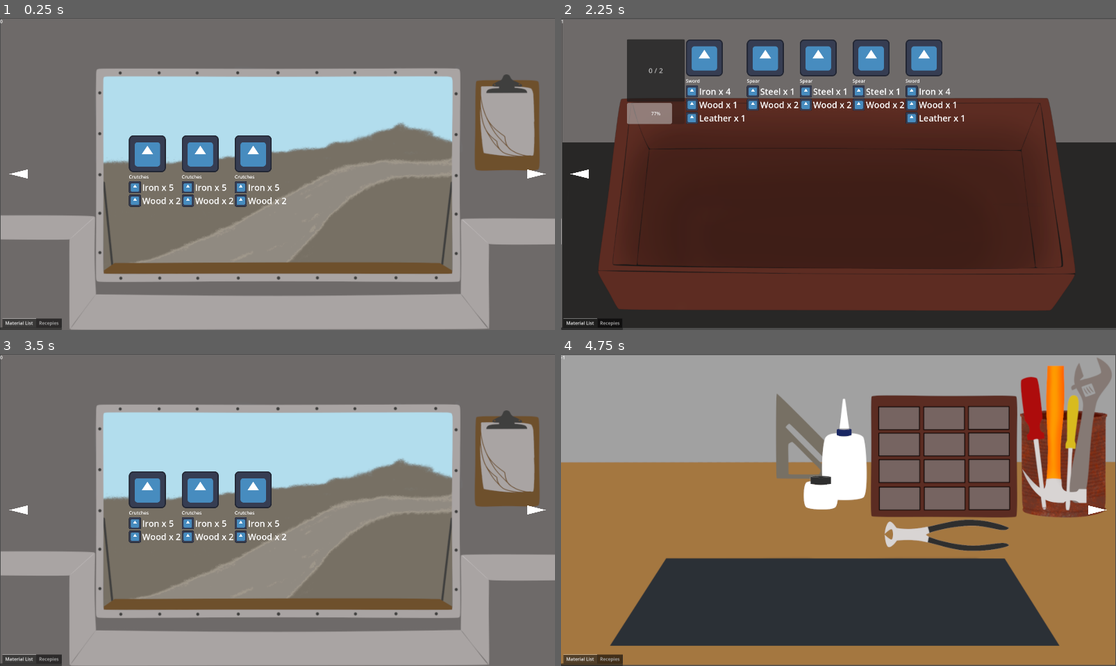
Above: before the commit, frames 1-4 (two rows, left to right).
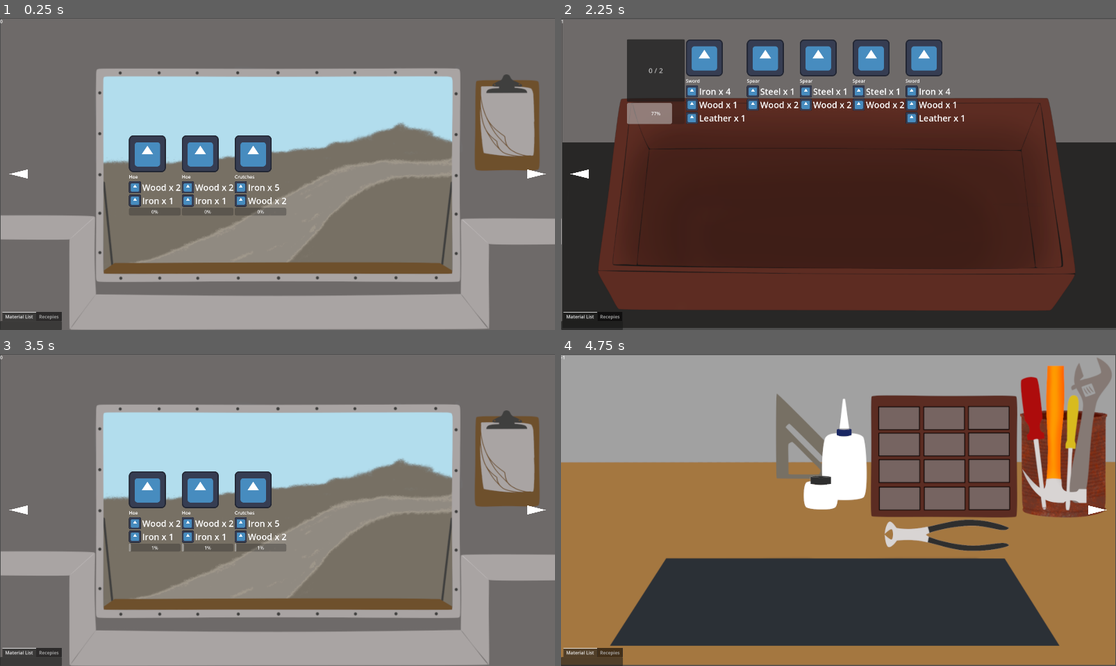
Above: after the commit, the same moments.

Repository: skeeeth/CAVE-GMTK-JAM-23
Game: Godot game, scene res://world.tscn
Two runs of this game, one before a commit and one after it. Both use one fixed random seed, a clock stepped at 60 frames per second and the inputs below. The engine's default icon, where the game draws it, is replaced by a stand-in: a white triangle on a blue panel in a dark square.
Inputs (mouse positions are in pixels of both pictures, inside the frame that each line leads up to):
- Up to frame 1 (0.25 s): no input
- Up to frame 2 (2.25 s): click (577, 174) at 0.5 s; click (1099, 174) at 1.25 s; click (1099, 174) at 2 s
- Up to frame 3 (3.5 s): click (16, 510) at 2.75 s
- Up to frame 4 (4.75 s): click (577, 510) at 3.5 s; tap Enter at 4.25 s; move the mouse to (960, 494) at 4.27 s; click (960, 494) at 4.42 s

The runs differ from the first frame. In frame 1, 1.3% of the frame differs, in the area x 0-52%, y 50-100%; in frame 2, 0.1%; in frame 3, 1.3%; in frame 4, 0.3%.

Commit message:
Order Timer and Recepie list

Diff:
--- a/Src/AutoLoads/Components.gd
+++ b/Src/AutoLoads/Components.gd
@@ -1,7 +1,9 @@
 extends Node
 signal new_material_obtained(material)
 signal inventory_updated
-var inventory:Dictionary = {
+var inventory_C:Dictionary = {
+}
+var inventory_I:Dictionary = {
 }
 # Called when the node enters the scene tree for the first time.
 func _ready():
--- a/Src/AutoLoads/ItemConstants.gd
+++ b/Src/AutoLoads/ItemConstants.gd
@@ -1,5 +1,5 @@
 extends Node
-enum itemBehaviors{SCRAP,SUBMIT}
+enum itemBehaviors{SCRAP,SUBMIT,SUPPLY}
 var scrap = {
 	"Sample":{
 		"weight": 0,
@@ -45,13 +45,23 @@
 		},
 	"Crutches":{
 		"weight": 10,
-		"time": 50,
+		"time": 300,
 		"img": preload("res://Assets/icon.svg"), #SAMPLE
 		"materials":{
 			"Iron": 5,
 			"Wood": 2,
 			}
-	}
+		},
+	"Hoe":{
+		"weight": 10,
+		"time": 250,
+		"img": preload("res://Assets/icon.svg"), #SAMPLE
+		"materials":{
+			"Wood": 2,
+			"Iron": 1,
+			}
+		},
+
 }
 # Called when the node enters the scene tree for the first time.
 func _ready():
--- a/Src/BottomTabs/Material Inventory/Material Inventory.gd
+++ b/Src/BottomTabs/Material Inventory/Material Inventory.gd
@@ -9,16 +9,16 @@
 
 
 # Called every frame. 'delta' is the elapsed time since the previous frame.
-func _process(delta):
+func _process(_delta):
 	pass
 
 func on_new_material_obtained(mat):
 	var newIcon = componentIconScene.instantiate()
 	newIcon.type = mat;
-	newIcon.value = Components.inventory[mat]
+	newIcon.value = Components.inventory_C[mat]
 
 	add_child(newIcon);
 
 func on_inventory_updated():
 	for item in get_children():
-		item.value = Components.inventory[item.type]
+		item.value = Components.inventory_C[item.type]
--- /dev/null
+++ b/Src/BottomTabs/Recepies.gd
@@ -0,0 +1,17 @@
+extends ItemQueue
+
+
+# Called when the node enters the scene tree for the first time.
+func _ready():
+	for item in Items.order:
+		if item != "Sample":
+			add_Item(item)
+	pass # Replace with function body.
+
+
+# Called every frame. 'delta' is the elapsed time since the previous frame.
+func _process(delta):
+	pass
+
+func reroll(rolls):
+	pass
--- a/Src/BottomTabs/bottom_tabs.gd
+++ b/Src/BottomTabs/bottom_tabs.gd
@@ -14,7 +14,8 @@
 	pass
 
 
-#func _on_tab_selected(tab):
+func _on_tab_selected(tab):
+	pass
 #	if previousTab == tab:
 #		if position.y == UPPER_Y:
 #			position.y = LOWER_Y
--- a/Src/BottomTabs/bottom_tabs.tscn
+++ b/Src/BottomTabs/bottom_tabs.tscn
@@ -1,7 +1,8 @@
-[gd_scene load_steps=3 format=3 uid="uid://d1qsdgjo2qx1"]
+[gd_scene load_steps=4 format=3 uid="uid://d1qsdgjo2qx1"]
 
 [ext_resource type="Script" path="res://Src/BottomTabs/Material Inventory/Material Inventory.gd" id="1_hmsug"]
 [ext_resource type="Script" path="res://Src/BottomTabs/bottom_tabs.gd" id="1_vgtvl"]
+[ext_resource type="Script" path="res://Src/BottomTabs/Recepies.gd" id="3_qpbxa"]
 
 [node name="BottomTabs" type="TabContainer"]
 offset_right = 40.0
@@ -14,8 +15,11 @@
 layout_mode = 2
 script = ExtResource("1_hmsug")
 
-[node name="Recepies" type="VBoxContainer" parent="."]
+[node name="Recepies" type="TabContainer" parent="."]
 visible = false
 layout_mode = 2
+script = ExtResource("3_qpbxa")
+itemBehavior = 1
+rolls = -1
 
 [connection signal="tab_selected" from="." to="." method="_on_tab_selected"]
--- a/Src/Item/Item.gd
+++ b/Src/Item/Item.gd
@@ -2,7 +2,7 @@
 class_name Item
 
 signal item_selected(item)
-
+signal order_filled
 @onready var materials = $Materials
 @onready var texture_rect = $TextureRect
 @onready var nameLabel = $Name
@@ -28,17 +28,33 @@
 
 func dissassemble():
 	for item in components:
-		if Components.inventory.has(item):
-			Components.inventory[item] += components[item];
+		if Components.inventory_C.has(item):
+			Components.inventory_C[item] += components[item];
 			Components.emit_signal("inventory_updated")
 		else:
-			Components.inventory[item] = components[item];
+			Components.inventory_C[item] = components[item];
 			Components.emit_signal("new_material_obtained",item)
 	queue_free();
 
 func submit():
+	if !Components.inventory_I.has(itemName):
+		return;
+	if Components.inventory_I[itemName] > 1:
+		Components.inventory_I[itemName] -=1;
+		emit_signal("order_filled")
 	pass
 
+func build():
+	var keys = []
+	for key in components:
+		keys.append(key);
+	if !Components.inventory_C.has_all(keys):
+		return
+	for mat in components:
+		if Components.inventory_C[mat]<components[mat]:
+			return;
+	for mat in components:
+		Components.inventory_C[mat]-=components[mat]
 
 func _gui_input(event):
 	if event is InputEventMouseButton:
--- a/Src/Item/ItemList/ItemList.gd
+++ b/Src/Item/ItemList/ItemList.gd
@@ -4,6 +4,7 @@
 signal child_selected
 
 var itemScene = preload("res://Src/Item/Item.tscn")
+var orderTimerScene = preload("res://Src/Order/orderTimer.tscn")
 @onready var timer = $Timer
 @export var interval:float = 5.5;
 @export var itemBehavior = Items.itemBehaviors.SCRAP
@@ -19,6 +20,8 @@
 			list = Items.scrap;
 		Items.itemBehaviors.SUBMIT:
 			list = Items.order;
+		Items.itemBehaviors.SCRAP:
+			list = Items.order;
 	for itemName in list:
 		totalWeight+= list[itemName]["weight"]
 		itemProbablityList.append([totalWeight,itemName])
@@ -27,7 +30,7 @@
 
 
 # Called every frame. 'delta' is the elapsed time since the previous frame.
-func _process(delta):
+func _process(_delta):
 	pass
 
 func reroll(count):
@@ -40,7 +43,9 @@
 		var j = 0
 		while roll>itemProbablityList[j][0]:
 			j+=1;
-		add_Item(itemProbablityList[j][1]);
+		var newItem = add_Item(itemProbablityList[j][1]);
+		if itemBehavior == Items.itemBehaviors.SUBMIT:
+			add_order_timer(newItem);
 		print(roll)
 		print(itemProbablityList[j][0])
 		print(itemProbablityList[j][1])
@@ -53,13 +58,17 @@
 			list = Items.scrap;
 		Items.itemBehaviors.SUBMIT:
 			list = Items.order;
+		Items.itemBehaviors.SUPPLY:
+			list = Items.order;
 	var newItem:Item = itemScene.instantiate()
 	newItem.components = list[key]["materials"]
 	newItem.image = list[key]["img"]
 	newItem.itemName = key
 	newItem.behavior = itemBehavior
 	newItem.item_selected.connect(on_item_selected)
+	newItem.name = key
 	add_child(newItem);
+	return newItem
 
 func on_item_selected(_item):
 	emit_signal("child_selected")
@@ -69,3 +78,9 @@
 func _on_timer_timeout():
 	reroll(rolls);
 	pass # Replace with function body.
+
+func add_order_timer(item:Item):
+	var timeDisplay = orderTimerScene.instantiate()
+	timeDisplay.duration = Items.order[item.itemName]["time"]
+	timeDisplay.parentItem = item;
+	item.add_child(timeDisplay);
--- a/Src/Order/OrderList/order_list.tscn
+++ b/Src/Order/OrderList/order_list.tscn
@@ -6,6 +6,8 @@
 offset_right = 40.0
 offset_bottom = 40.0
 script = ExtResource("1_rh0pj")
+interval = 9000.0
 itemBehavior = 1
 
 [node name="Timer" type="Timer" parent="."]
+autostart = true
--- /dev/null
+++ b/Src/Order/orderTimer.gd
@@ -0,0 +1,23 @@
+extends VBoxContainer
+
+var duration = 0;
+@onready var timer = $Timer
+@onready var progress_bar = $ProgressBar
+var parentItem
+# Called when the node enters the scene tree for the first time.
+func _ready():
+	timer.wait_time = duration;
+	timer.start()
+	pass # Replace with function body.
+
+
+# Called every frame. 'delta' is the elapsed time since the previous frame.
+func _process(delta):
+	progress_bar.value = 1.0-timer.time_left/timer.wait_time;
+	pass
+
+
+func _on_timer_timeout():
+	parentItem.queue_free();
+
+	pass # Replace with function body.
--- /dev/null
+++ b/Src/Order/orderTimer.tscn
@@ -0,0 +1,17 @@
+[gd_scene load_steps=2 format=3 uid="uid://c2yuvbmvfpk6n"]
+
+[ext_resource type="Script" path="res://Src/Order/orderTimer.gd" id="1_sh78x"]
+
+[node name="Order" type="VBoxContainer"]
+offset_right = 40.0
+offset_bottom = 40.0
+script = ExtResource("1_sh78x")
+
+[node name="Timer" type="Timer" parent="."]
+
+[node name="ProgressBar" type="ProgressBar" parent="."]
+layout_mode = 2
+max_value = 1.0
+step = 0.005
+
+[connection signal="timeout" from="Timer" to="." method="_on_timer_timeout"]
